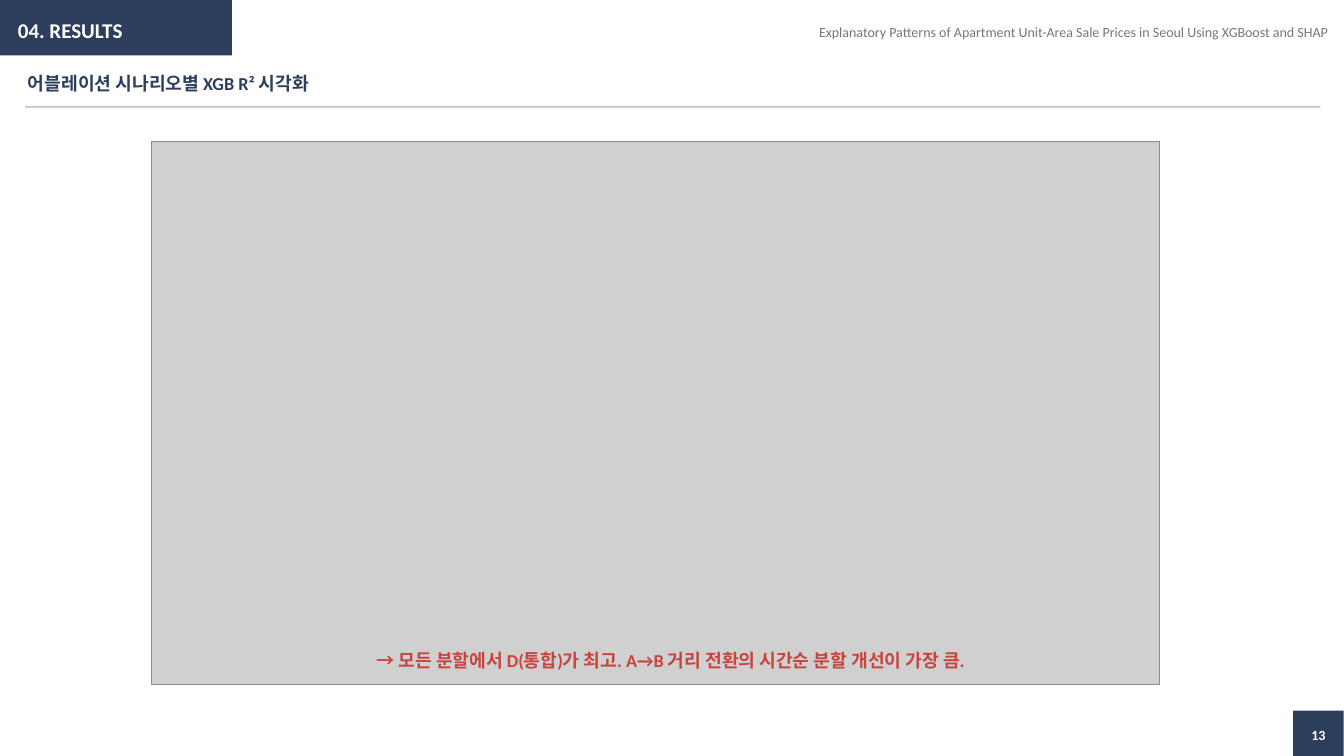
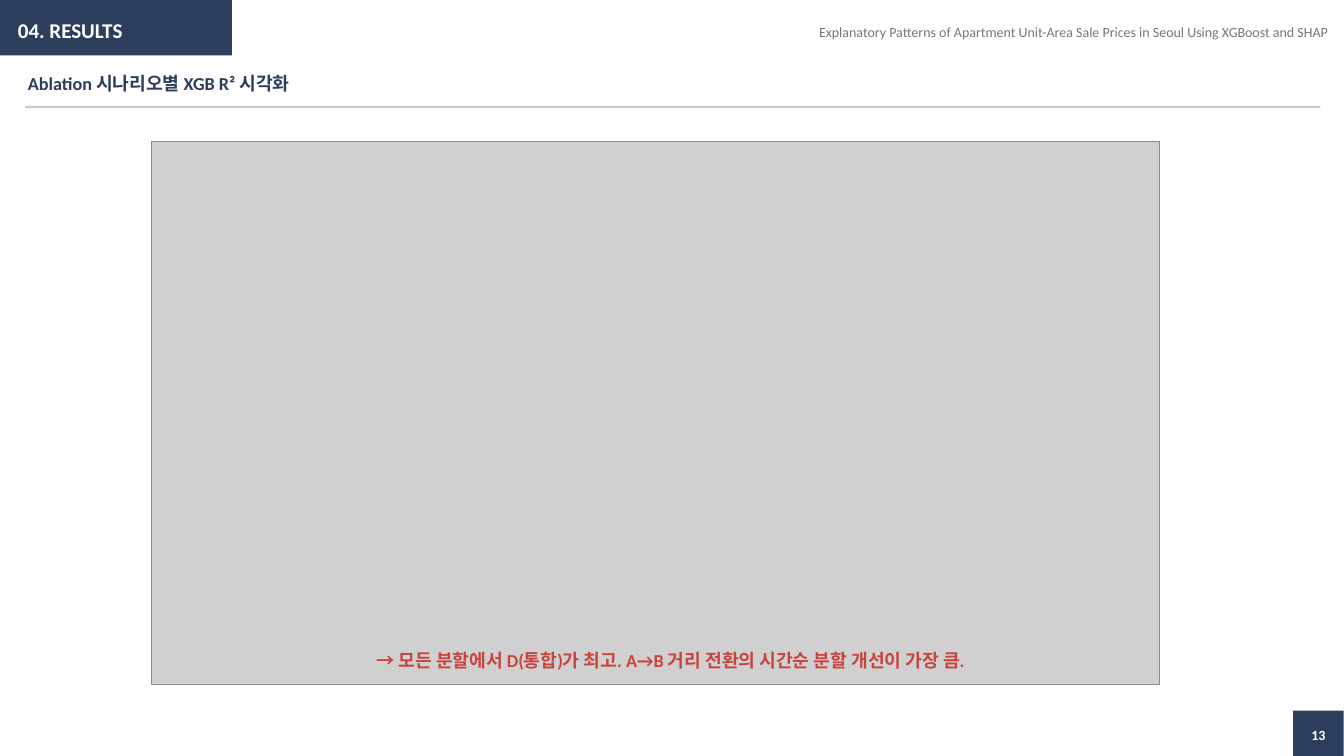
Before and after one commit to seokmogu/thesis-seoul-apt-xai, a slide deck: slide 13 of paper/중간발표_박현근.pptx. Drawn at 1344x756 pixels with LibreOffice and Linux fonts; fonts in the diff are those of the drawing; grey boxes stand for pictures. Boxes give left, top, right and bottom in pixels: in the first picture for what was removed or moved away, otherwise in the second. Text is boxed around its words. In the diff, an @@ line names an element or a change of style, - is before the commit and + after.

```diff
--- a/paper/중간발표_박현근.pptx
+++ b/paper/중간발표_박현근.pptx
@@ text at bbox=[28, 74, 289, 92]: text changed @@
-어블레이션 시나리오별 XGB R² 시각화
+Ablation 시나리오별 XGB R² 시각화
```
Also in this commit, not shown: 7 other slides changed, 24 other files.
